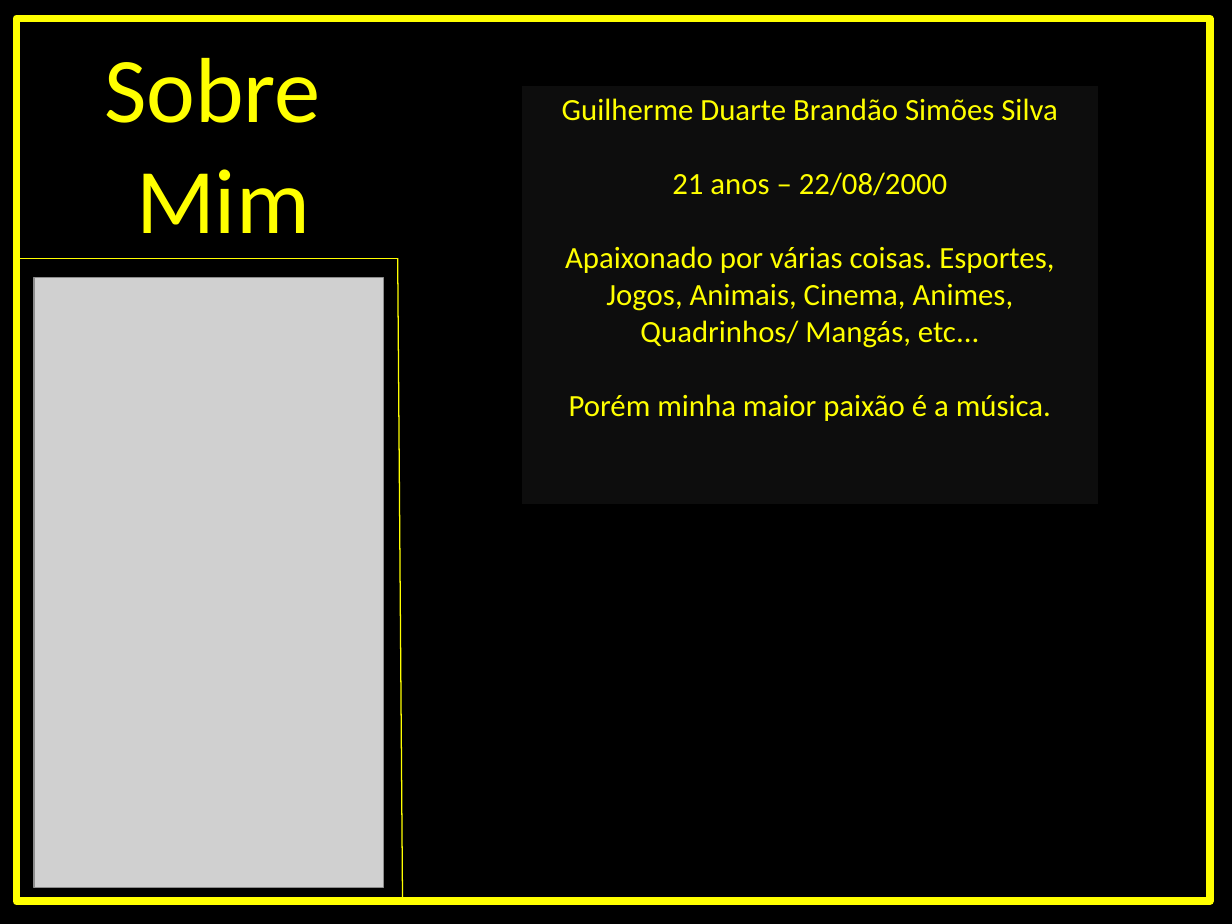
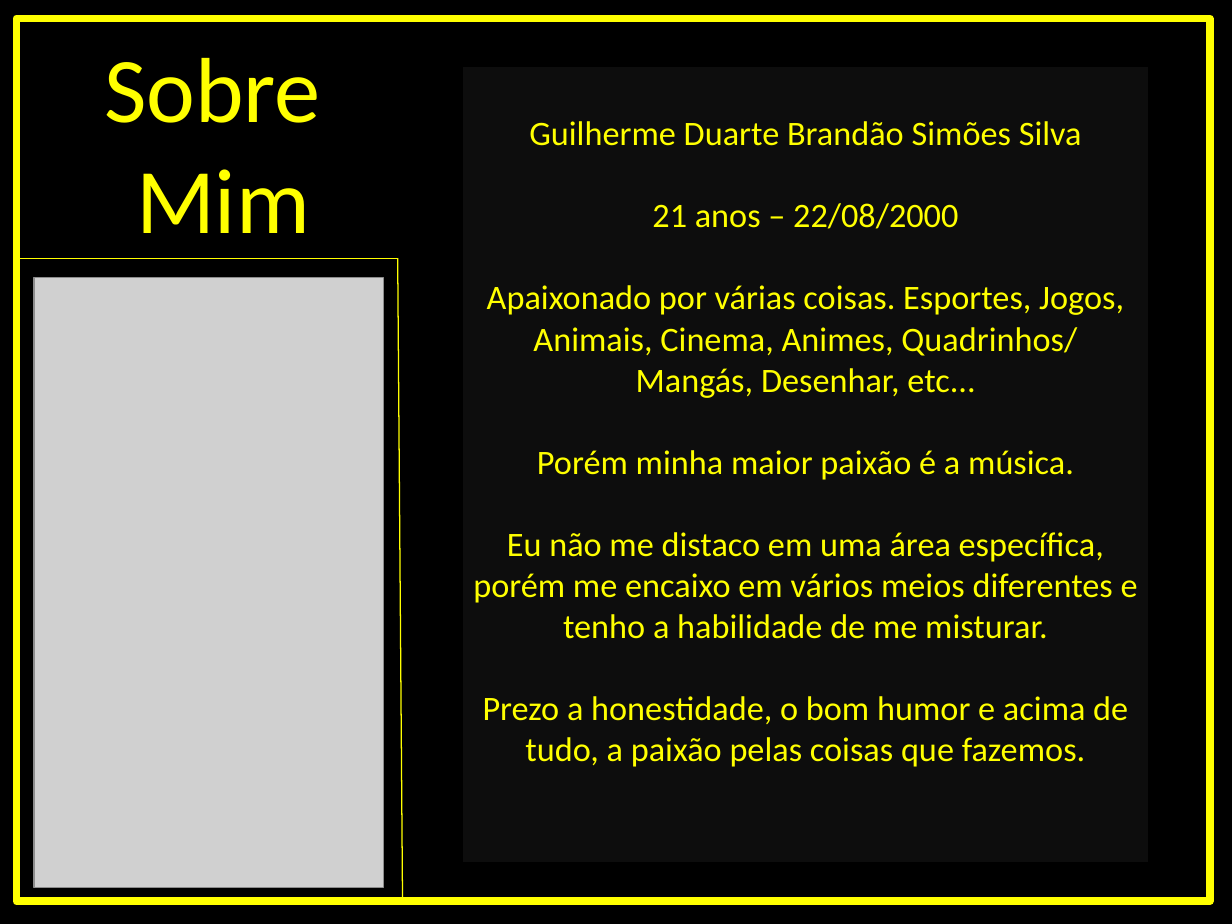
Before and after one commit to gui-brandao-silva/BRANDS, a slide deck: slide 3 of Apresentação BRANDS.pptx. Drawn at 1232x924 pixels with LibreOffice and Linux fonts; fonts in the diff are those of the drawing; grey boxes stand for pictures. Boxes give left, top, right and bottom in pixels: in the first picture for what was removed or moved away, otherwise in the second. Text is boxed around its words. In the diff, an @@ line names an element or a change of style, - is before the commit and + after.

Commit message:
ppt

```diff
--- a/Apresentação BRANDS.pptx
+++ b/Apresentação BRANDS.pptx
@@ rectangle "Guilherme Duarte Brandão Simões Silva": place and size @@
-rectangle "Guilherme Duarte Brandão Simões Silva" at (519,84,1100,506)
+rectangle "Guilherme Duarte Brandão Simões Silva" at (461,64,1152,865)
@@ text in rectangle at (529,121,1082,480): size 18 to 20 pt in "Guilherme Duarte Brandão Simões Silva", "21 anos – 22/08/2000", "Porém minha maior paixão é a música." @@
@@ text in rectangle at (487,285,1124,398): text changed; size 18 to 20 pt @@
-Apaixonado por várias coisas. Esportes, Jogos, Animais, Cinema, Animes, Quadrinhos/ Mangás, etc...
+Apaixonado por várias coisas. Esportes, Jogos, Animais, Cinema, Animes, Quadrinhos/ Mangás, Desenhar, etc...
@@ text in rectangle at (473,532,1138,767): paragraphs added @@
+Eu não me distaco em uma área específica, porém me encaixo em vários meios diferentes e tenho a habilidade de me misturar.
+Prezo a honestidade, o bom humor e acima de tudo, a paixão pelas coisas que fazemos.
```
Also in this commit, not shown: 1 other slide changed, 2 slides added, 3 slides removed.
